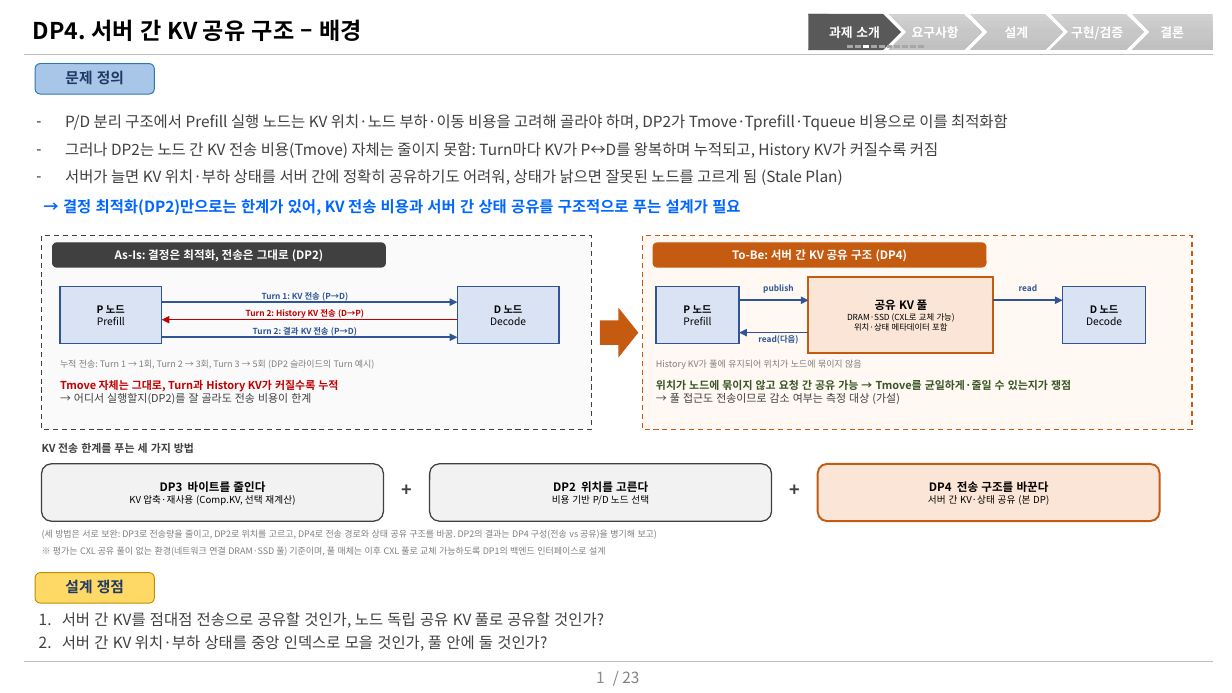
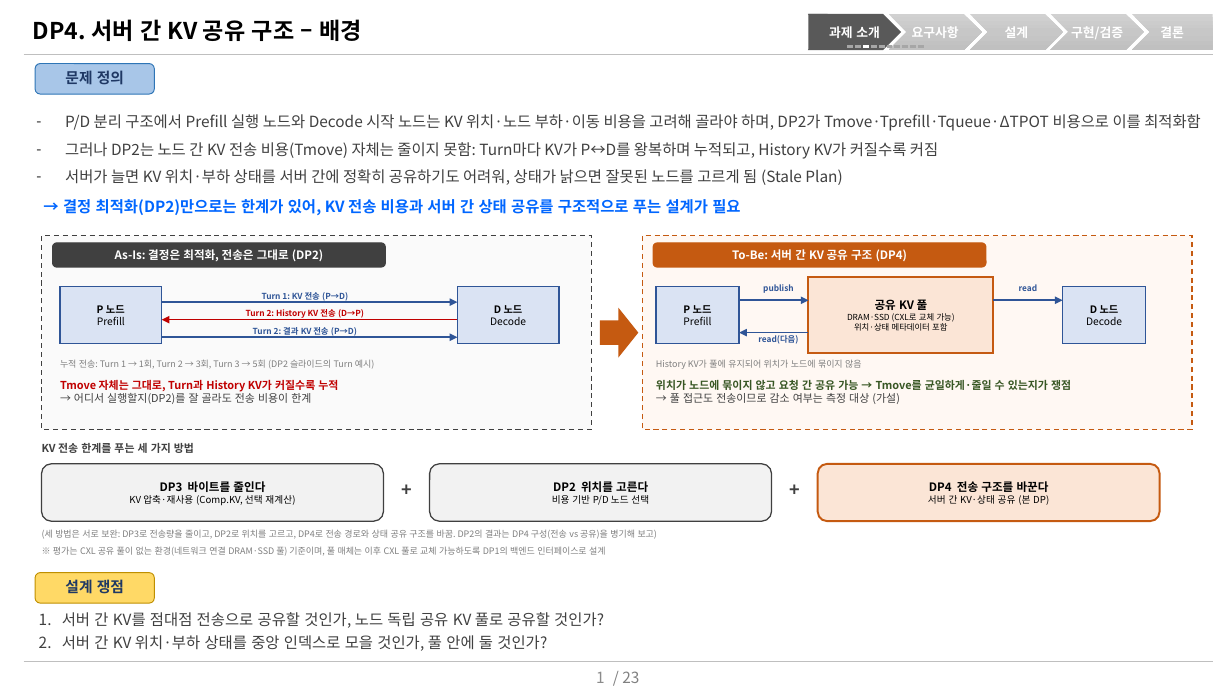
Before and after one commit to mkim0628/vllm, a slide deck: slide 1 of doc-mk/DP4/DP4-slides-draft.pptx. Drawn at 1232x693 pixels with LibreOffice and Linux fonts; fonts in the diff are those of the drawing. Boxes give left, top, right and bottom in pixels: in the first picture for what was removed or moved away, otherwise in the second. Text is boxed around its words. In the diff, an @@ line names an element or a change of style, - is before the commit and + after.

```diff
--- a/doc-mk/DP4/DP4-slides-draft.pptx
+++ b/doc-mk/DP4/DP4-slides-draft.pptx
@@ text at <box>65,114,1201,131</box>: text changed @@
-– P/D 분리 구조에서 Prefill 실행 노드는 KV 위치·노드 부하·이동 비용을 고려해 골라야 하며, DP2가 Tmove·Tprefill·Tqueue 비용으로 이를 최적화함
+– P/D 분리 구조에서 Prefill 실행 노드와 Decode 시작 노드는 KV 위치·노드 부하·이동 비용을 고려해 골라야 하며, DP2가 Tmove·Tprefill·Tqueue·ΔTPOT 비용으로 이를 최적화함
```
Also in this commit, not shown: 1 other slide changed, 3 other files.
